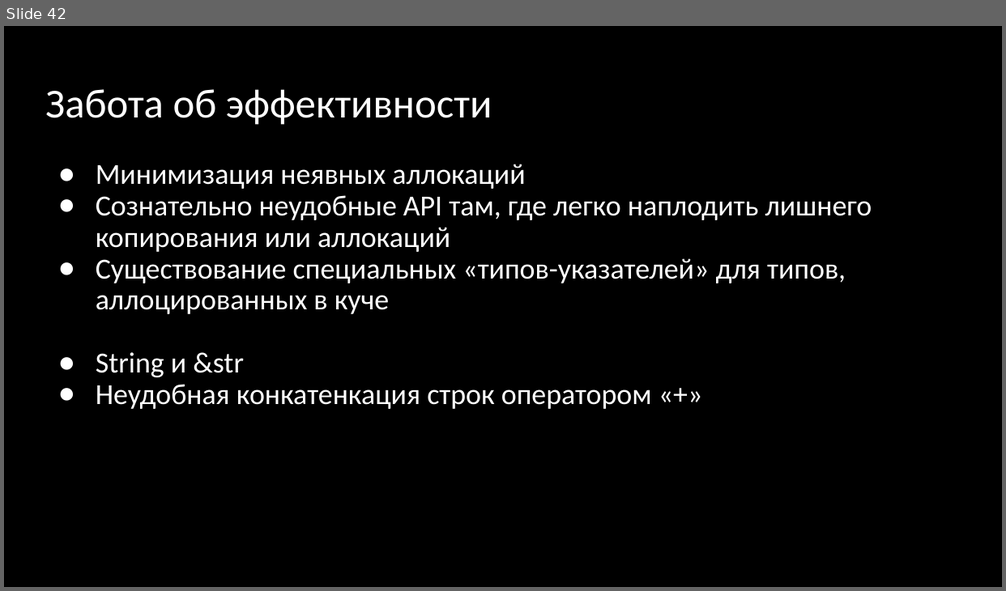
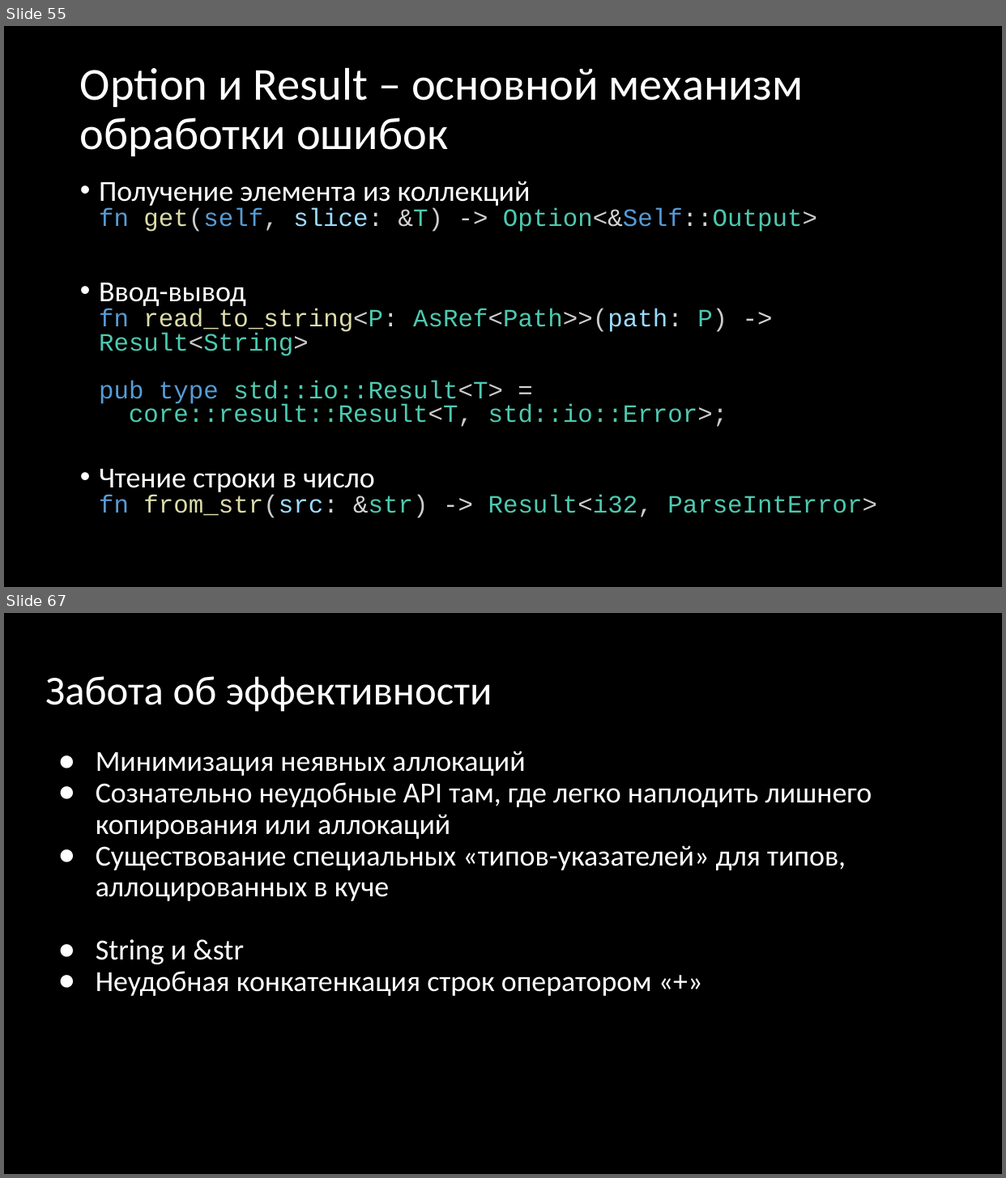
Before and after one commit to Gordon01/learn-rust, a slide deck: keynotes/Rust 2024.pptx. Shown one above the other, each under a label of ours: slide 42 before the commit, slides 55 and 67 after it; the slides between them are not shown. The pictures are 1006x591 and 1006x1178 pixels, drawn with LibreOffice and Linux fonts; fonts in the diff are those of the drawing. Boxes give left, top, right and bottom in pixels: in the first picture for what was removed or moved away, otherwise in the second. Text is boxed around its words. In the diff, an @@ line names an element or a change of style, - is before the commit and + after.

```diff
--- a/keynotes/Rust 2024.pptx
+++ b/keynotes/Rust 2024.pptx
@@ slide 55 added at (4,26,1002,587), background #000000 @@
@@ title added at (80,67,803,156), 44 pt, text #FFFFFF @@
+Option и Result – основной механизм обработки ошибок
@@ text added at (99,181,877,518), 24 pt, text #4EC9B0 @@
+• Получение элемента из коллекций
+  fn get(self, slice: &T) -> Option<&Self::Output>
+• Ввод-вывод
+  fn read_to_string<P: AsRef<Path>>(path: P) -> Result<String>
+  pub type std::io::Result<T> =
+  core::result::Result<T, std::io::Error>;
+• Чтение строки в число
+  fn from_str(src: &str) -> Result<i32, ParseIntError>
@@ what was slide 42 is now slide 67 @@
```
Also in this commit, not shown: 24 other slides added, 9 other files.
